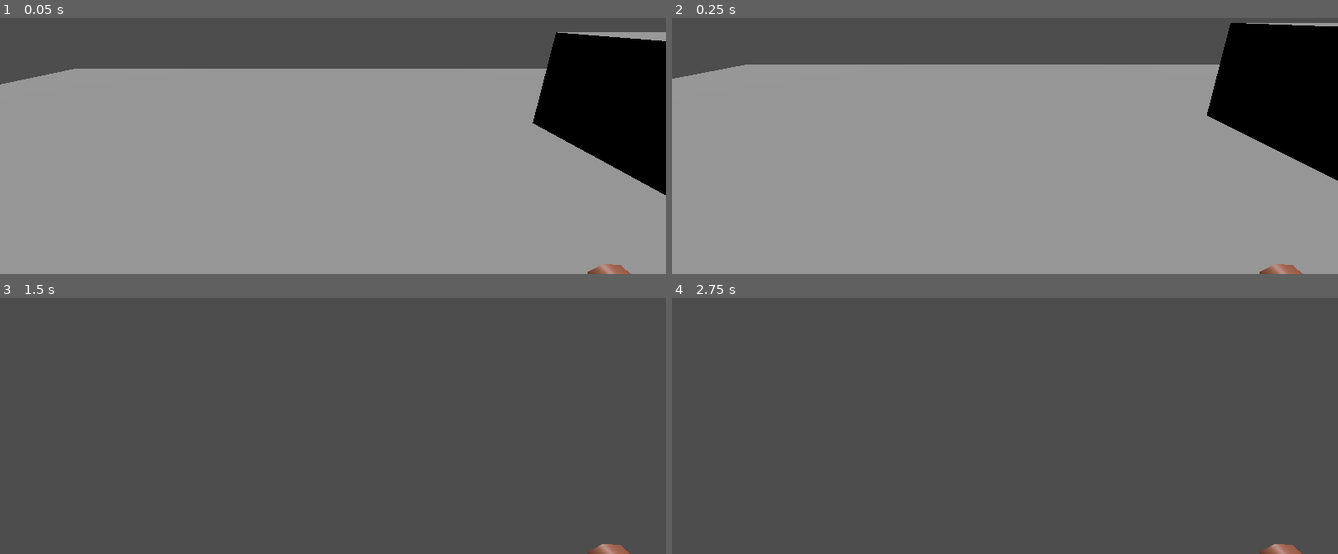
Above: before the commit, frames 1-4 (two rows, left to right).
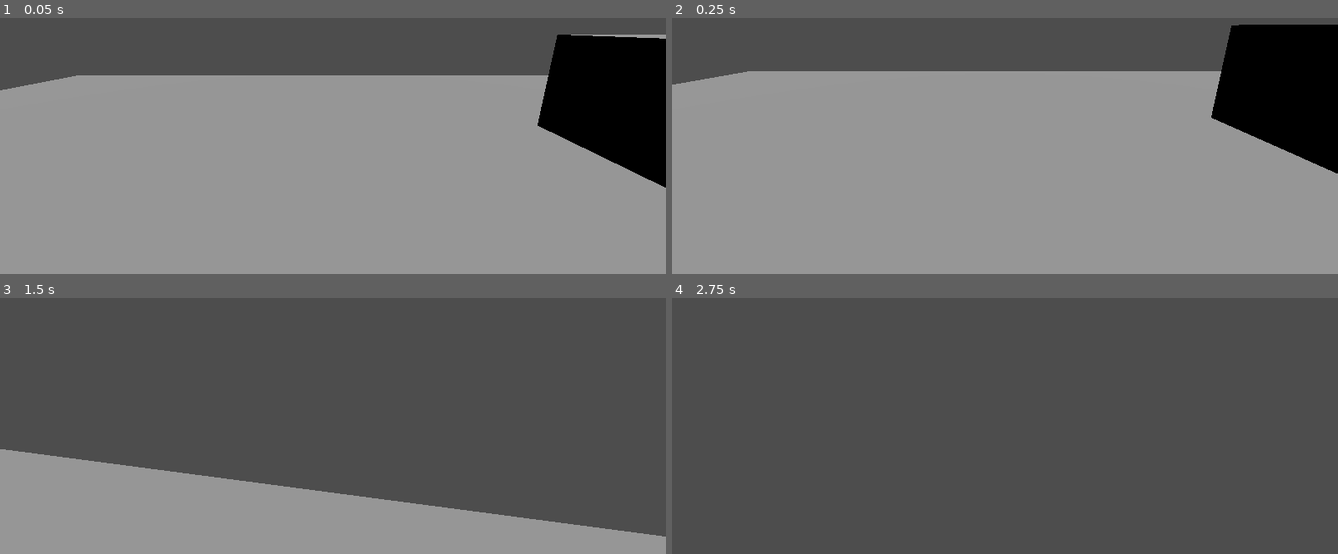
Above: after the commit, the same moments.

Repository: mareluca675/the-well
Game: Godot game, scene res://scenes/main.tscn
Two runs of this game, one before a commit and one after it. Both use one fixed random seed, a clock stepped at 60 frames per second and the inputs below.
Inputs (mouse positions are in pixels of both pictures, inside the frame that each line leads up to):
- Up to frame 1 (0.05 s): no input
- Up to frame 2 (0.25 s): no input
- Up to frame 3 (1.5 s): tap Enter at 0.5 s; move the mouse to (366, 367) at 0.52 s; hold Ctrl (crouch, bound only after the commit) 0.53-1.28 s; hold W (move_forward) from 0.53 s (still down); tap Space (jump) at 0.77 s; move the mouse to (299, 369) at 1.27 s; tap Shift (crouch, bound only before the commit) at 1.35 s
- Up to frame 4 (2.75 s): keep holding W (move_forward); tap Space (jump) at 1.52, 2 s; move the mouse to (1018, 362) at 2.02 s; hold Ctrl (crouch, bound only after the commit) from 2.03 s (still down)

The runs differ from the first frame. In frame 1, 3.0% of the frame differs, in the area x 0-100%, y 5-100%; in frame 2, 2.9%; in frame 3, 24%, in the area x 0-100%, y 59-100%; in frame 4, 0.2%.

Commit message:
Tweaked running and crouching.
Added a head component for future crouching mechanic full implementation (only crouching without moving the camera down available). Changed the buttons for crouching and running.

Diff:
--- a/project.godot
+++ b/project.godot
@@ -44,12 +44,13 @@
 }
 crouch={
 "deadzone": 0.2,
-"events": [Object(InputEventKey,"resource_local_to_scene":fa …(146 unchanged characters)… se,"keycode":0,"physical_keycode":4194325,"key_label":0,"unicode":0,"location":0,"echo":false,"script":null)
+"events": [Object(InputEventKey,"resource_local_to_scene":fa …(146 unchanged characters)… se,"keycode":0,"physical_keycode":4194326,"key_label":0,"unicode":0,"location":0,"echo":false,"script":null)
+, Object(InputEventKey,"resource_local_to_scene":false,"resource_name":"","device":-1,"window_id":0,"alt_pressed":false,"shift_pressed":false,"ctrl_pressed":false,"meta_pressed":false,"pressed":false,"keycode":0,"physical_keycode":67,"key_label":0,"unicode":99,"location":0,"echo":false,"script":null)
 ]
 }
 run={
 "deadzone": 0.2,
-"events": [Object(InputEventKey,"resource_local_to_scene":fa …(146 unchanged characters)… se,"keycode":0,"physical_keycode":4194326,"key_label":0,"unicode":0,"location":0,"echo":false,"script":null)
+"events": [Object(InputEventKey,"resource_local_to_scene":fa …(146 unchanged characters)… se,"keycode":0,"physical_keycode":4194325,"key_label":0,"unicode":0,"location":0,"echo":false,"script":null)
 ]
 }
 
--- a/scenes/player.tscn
+++ b/scenes/player.tscn
@@ -1,7 +1,8 @@
 [gd_scene load_steps=4 format=3 uid="uid://cc17vl01i7wa2"]
 
-[ext_resource type="PackedScene" uid="uid://cg2t5sgtkf6mq" path="res://assets/player/Barbarian.glb" id="1_3vyb7"]
 [ext_resource type="Script" uid="uid://dsinfufm86rrn" path="res://scripts/player_movement.gd" id="1_g2els"]
+
+[sub_resource type="CapsuleMesh" id="CapsuleMesh_3vyb7"]
 
 [sub_resource type="CapsuleShape3D" id="CapsuleShape3D_g2els"]
 
@@ -12,12 +13,16 @@
 
 [node name="Pivot" type="Node3D" parent="CharacterBody3D"]
 
-[node name="Barbarian" parent="CharacterBody3D/Pivot" instance=ExtResource("1_3vyb7")]
-transform = Transform3D(-1, 0, -8.74228e-08, 0, 1, 0, 8.74228e-08, 0, -1, 0, 0, 0)
+[node name="MeshInstance3D" type="MeshInstance3D" parent="CharacterBody3D/Pivot"]
+transform = Transform3D(1, 0, 0, 0, 1, 0, 0, 0, 1, 0, 1, 0)
+mesh = SubResource("CapsuleMesh_3vyb7")
 
 [node name="CollisionShape3D" type="CollisionShape3D" parent="CharacterBody3D"]
 transform = Transform3D(1, 0, 0, 0, 1, 0, 0, 0, 1, 0, 1, 0)
 shape = SubResource("CapsuleShape3D_g2els")
 
-[node name="Camera3D" type="Camera3D" parent="CharacterBody3D"]
-transform = Transform3D(1, 0, 0, 0, 0.958048, 0.286608, 0, -0.286608, 0.958048, 0, 1.86614, -0.724624)
+[node name="Head" type="Node3D" parent="CharacterBody3D"]
+transform = Transform3D(1, 0, 0, 0, 1, 0, 0, 0, 1, 0, 1.79631, 0)
+
+[node name="Camera3D" type="Camera3D" parent="CharacterBody3D/Head"]
+transform = Transform3D(1, 0, 0, 0, 0.969693, 0.244326, 0, -0.244326, 0.969693, -0.0813451, -0.0821651, -0.660706)
--- a/scripts/player_movement.gd
+++ b/scripts/player_movement.gd
@@ -1,6 +1,7 @@
 extends CharacterBody3D
 
-@onready var camera_3d = $Camera3D
+@onready var camera_3d = $Head/Camera3D
+@onready var head = $Head
 
 const SPEED = 100.0
 const CROUCH_MOD = 0.5
